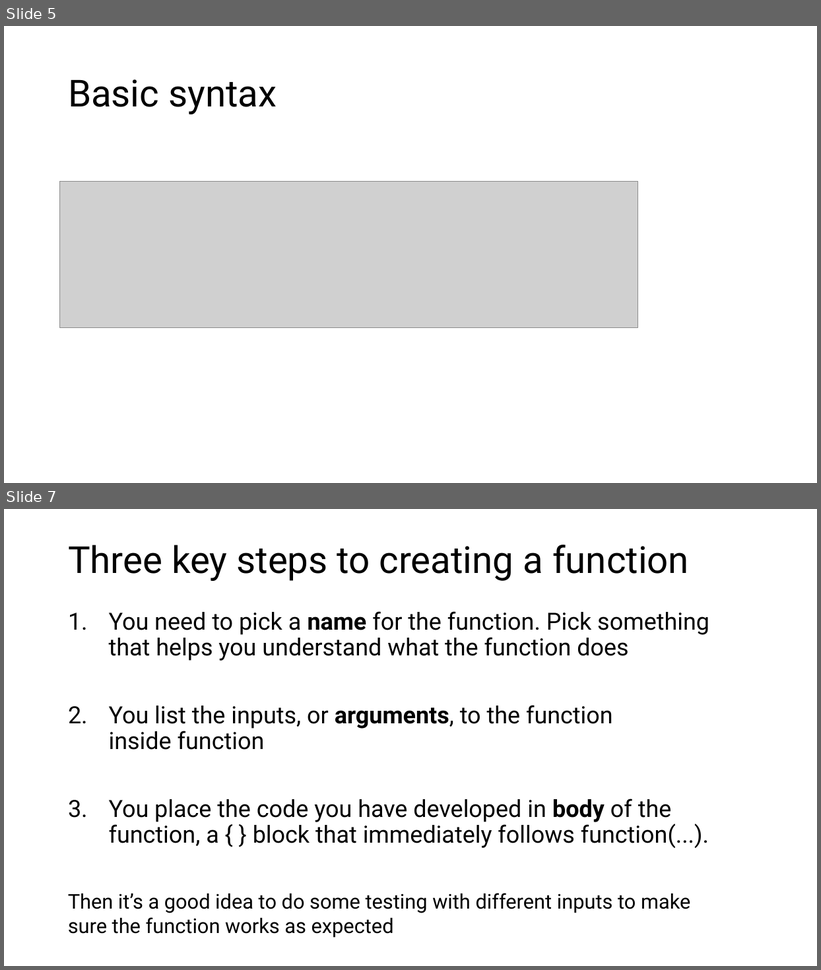
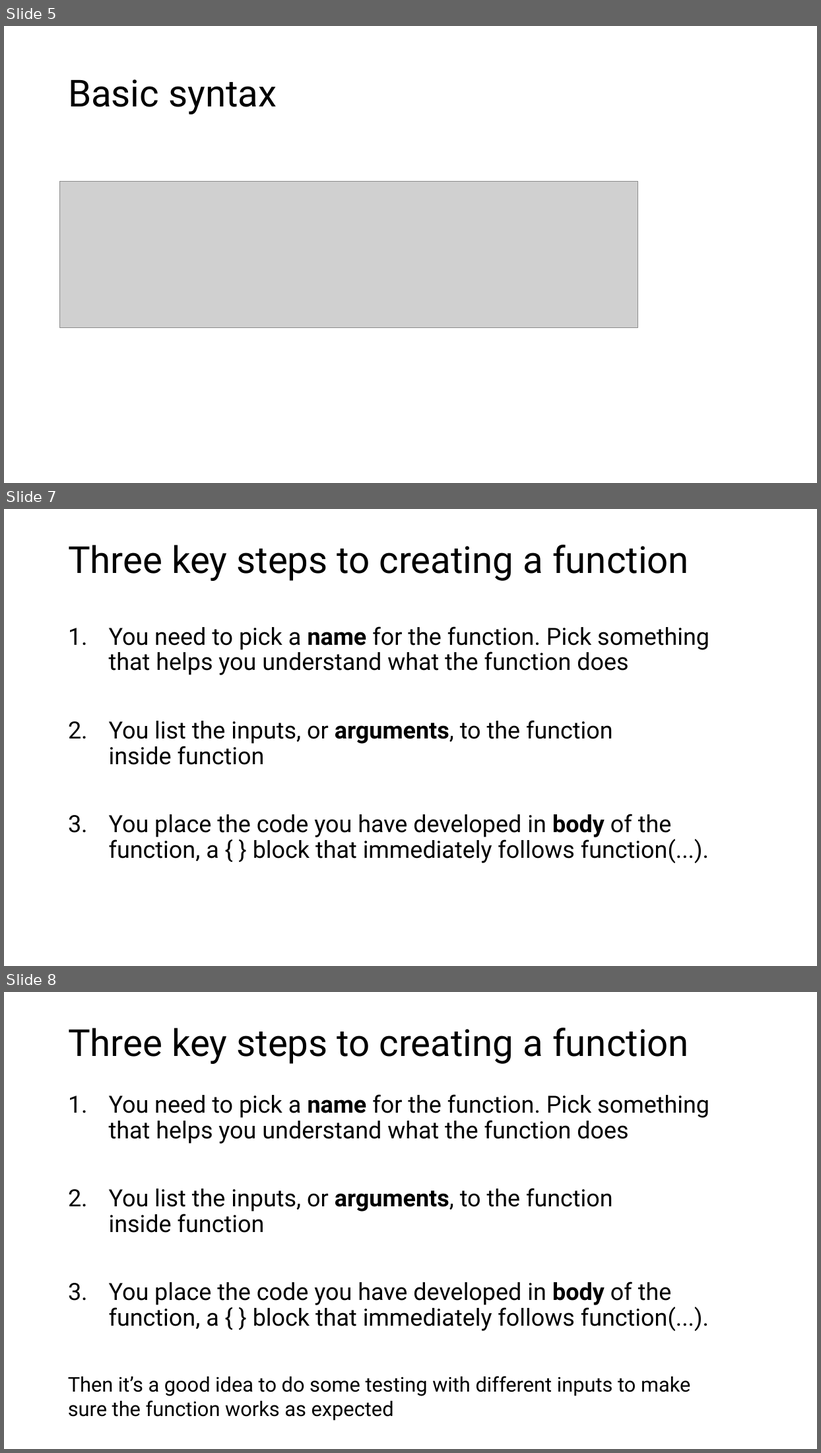
Before and after one commit to nt246/NTRES-6100-data-science, a slide deck: slides/slides_functions.pptx. Shown one above the other, each under a label of ours: slides 5 and 7 before the commit, slides 5, 7 and 8 after it; the slides between them are not shown. The pictures are 821x970 and 821x1453 pixels, drawn with LibreOffice and Linux fonts; fonts in the diff are those of the drawing; grey boxes stand for pictures. Boxes give left, top, right and bottom in pixels: in the first picture for what was removed or moved away, otherwise in the second. Text is boxed around its words. In the diff, an @@ line names an element or a change of style, - is before the commit and + after.

```diff
--- a/slides/slides_functions.pptx
+++ b/slides/slides_functions.pptx
@@ slide 7 added at (4,509,817,966), background #FFFFFF @@
@@ title added at (68,545,689,581), 33 pt, text #000000 @@
+Three key steps to creating a function
@@ text added at (109,626,710,863), 21 pt, text #000000 @@
+1. You need to pick a name for the function. Pick something that helps you understand what the function does
+2. You list the inputs, or arguments, to the function inside function
+3. You place the code you have developed in body of the function, a { } block that immediately follows function(...).
@@ what was slide 7 is now slide 8 @@
```
Also in this commit, not shown: 1 slide changed, 1 other slide added, 1 slide removed, 8 other files.
